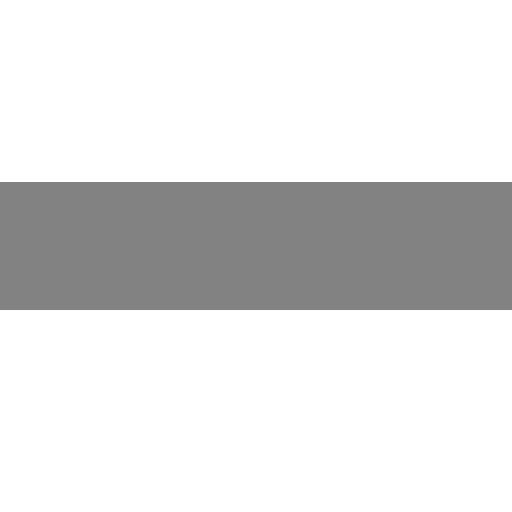
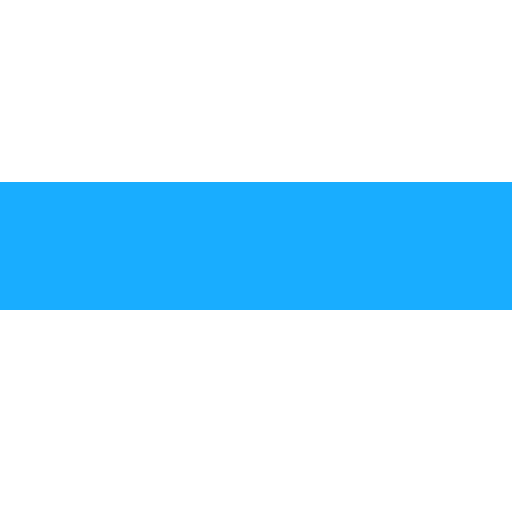
Layer changes from the first 512x512 image to the second:
"Layer #1": opacity 100% → 90%, painted on it over left=0, top=182, right=512, bottom=310
